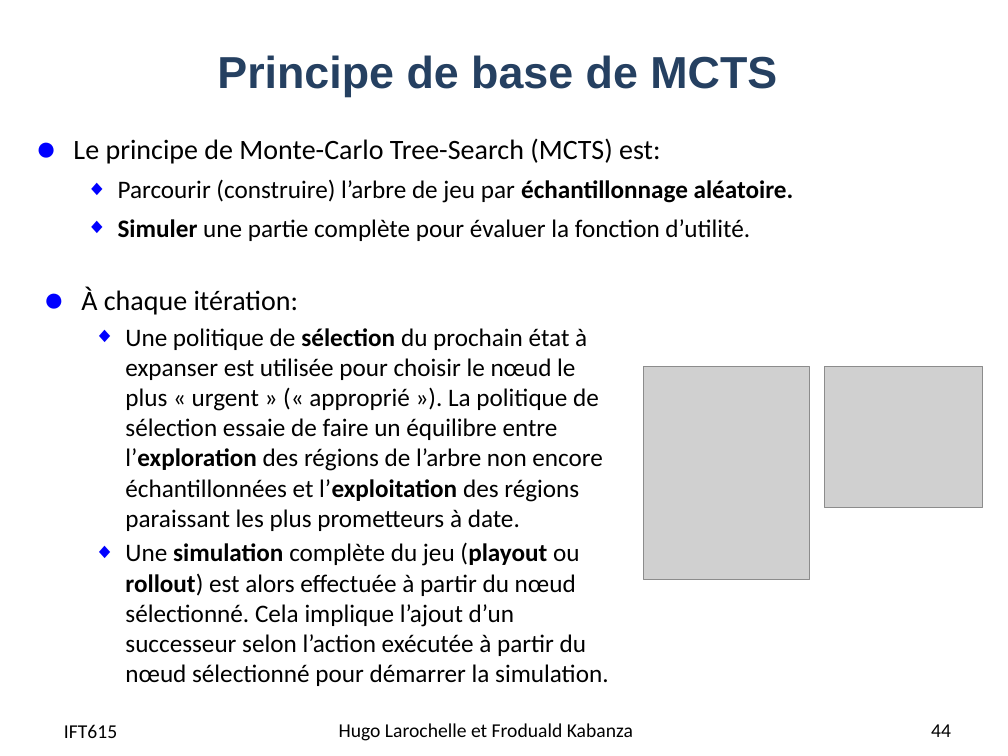
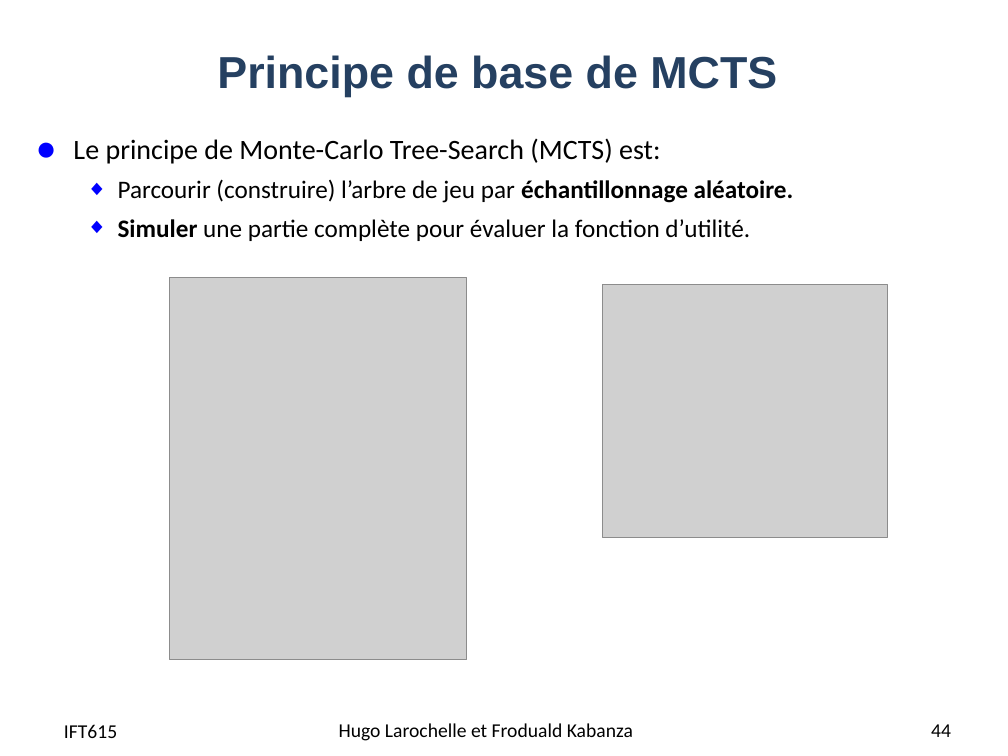
Before and after one commit to djeffkanda/djeffkanda.github.io, a slide deck: slide 44 of ift/assets/slides/ift615-17-Planification dans les jeux competitifs.pptx. Drawn at 1008x756 pixels with LibreOffice and Linux fonts; fonts in the diff are those of the drawing; grey boxes stand for pictures. Boxes give left, top, right and bottom in pixels: in the first picture for what was removed or moved away, otherwise in the second. Text is boxed around its words. In the diff, an @@ line names an element or a change of style, - is before the commit and + after.

```diff
--- a/ift/assets/slides/ift615-17-Planification dans les jeux competitifs.pptx
+++ b/ift/assets/slides/ift615-17-Planification dans les jeux competitifs.pptx
@@ text removed at (x1=81, y1=287, x2=608, y2=686) @@
-● À chaque itération:
-  ◆ Une politique de sélection du prochain état à expanser est utilisée pour choisir le nœud le plus « urgent » (« approprié »). La politique de sélection essaie de faire un équilibre entre l’exploration des régions de l’arbre non encore échantillonnées et l’exploitation des régions paraissant les plus prometteurs à date.
-  ◆ Une simulation complète du jeu (playout ou rollout) est alors effectuée à partir du nœud sélectionné. Cela implique l’ajout d’un successeur selon l’action exécutée à partir du nœud sélectionné pour démarrer la simulation.
@@ picture resized from (x1=643, y1=366, x2=809, y2=580) to (x1=169, y1=277, x2=467, y2=660) @@
@@ picture resized from (x1=825, y1=366, x2=983, y2=507) to (x1=603, y1=284, x2=887, y2=537) @@
```
Also in this commit, not shown: 3 other slides changed, 4 other files.
